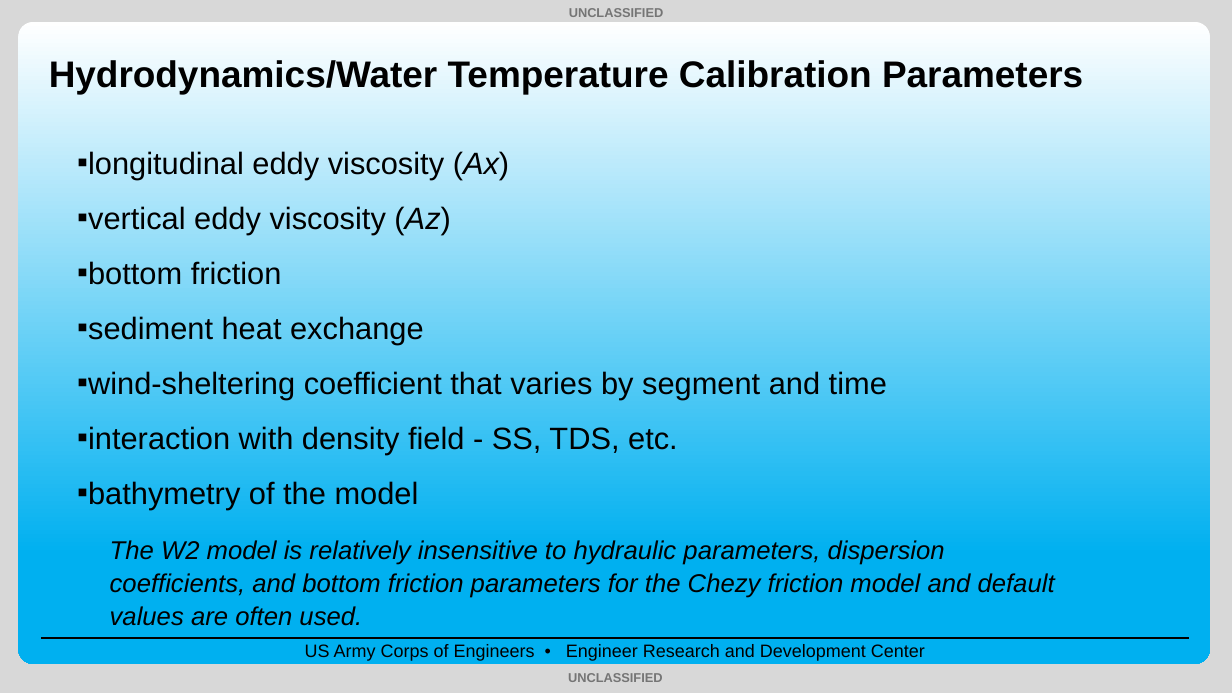
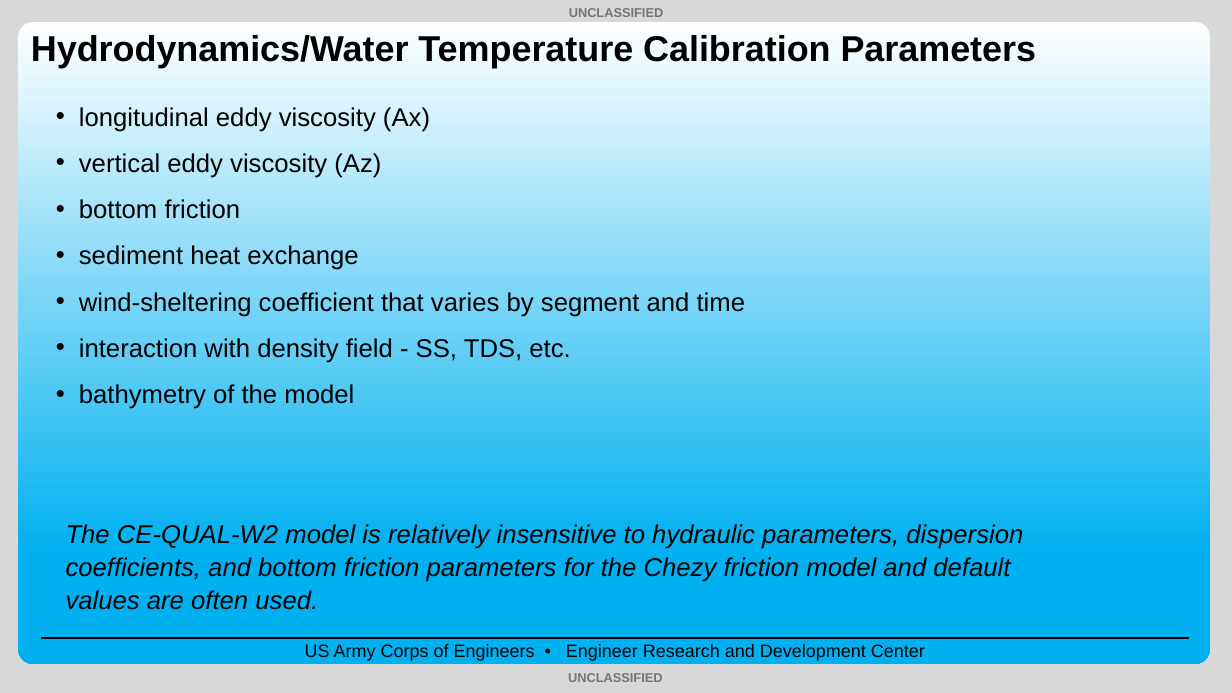
Before and after one commit to EcohydrologyTeam/CE-QUAL-W2-Workshop-2025, a slide deck: slide 14 of Lectures/2.08_Lecture_Calibration_and_Validation_Sep2025_TS.pptx. Drawn at 1232x693 pixels with LibreOffice and Linux fonts; fonts in the diff are those of the drawing; background and template pictures are left out. Boxes give left, top, right and bottom in pixels: in the first picture for what was removed or moved away, otherwise in the second. Text is boxed around its words. In the diff, an @@ line names an element or a change of style, - is before the commit and + after.

```diff
--- a/Lectures/2.08_Lecture_Calibration_and_Validation_Sep2025_TS.pptx
+++ b/Lectures/2.08_Lecture_Calibration_and_Validation_Sep2025_TS.pptx
@@ title "Hydrodynamics/Water Temperature Calibration Parameters": place and size @@
-title "Hydrodynamics/Water Temperature Calibration Parameters" at [49, 60, 1083, 94]
+title "Hydrodynamics/Water Temperature Calibration Parameters" at [31, 35, 1037, 68]
@@ title "Hydrodynamics/Water Temperature Calibration Parameters" at [31, 35, 1037, 68]: size 28.8 to 28 pt @@
@@ text "longitudinal eddy viscosity (Ax)": place and size @@
-text "longitudinal eddy viscosity (Ax)" at [77, 151, 887, 510]
+text "longitudinal eddy viscosity (Ax)" at [79, 107, 746, 409]
@@ text "longitudinal eddy viscosity (Ax)" at [79, 107, 746, 409]: size 24 to 20 pt; italic off in "(Ax)", "(Az)"; bullet ▪ to •; line spacing 1.07 to 1 @@
@@ text at [66, 524, 1023, 610]: text changed @@
-The W2 model is relatively insensitive to hydraulic parameters, dispersion coefficients, and bottom friction parameters for the Chezy friction model and default values are often used.
+The CE-QUAL-W2 model is relatively insensitive to hydraulic parameters, dispersion coefficients, and bottom friction parameters for the Chezy friction model and default values are often used.
```
Also in this commit, not shown: 22 other slides changed, 8 other files.
